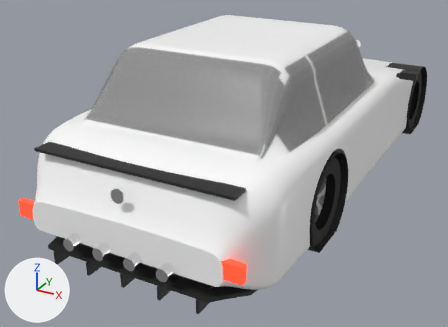
A saved change to the glTF model public/models/cars/stallion_gt.glb.
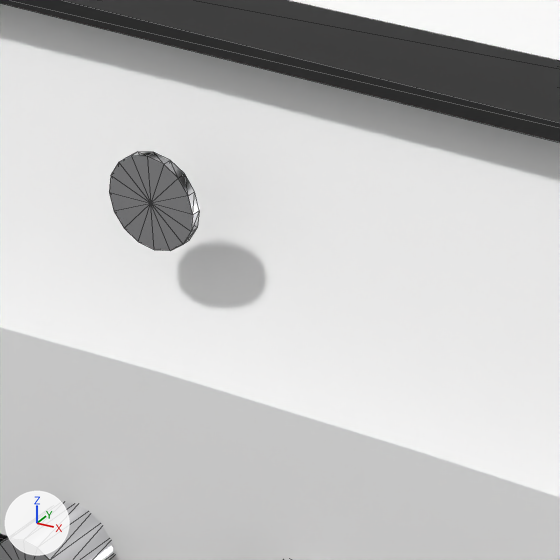
The first picture shows the older version from a 50 mm lens placed at (2.24, -5.25, 2.42), pointed at (-0.3, -0.63, 0.11). The close-ups show the older and then the newer version on the part from 21% to 40% of the width and 51% to 77% of the height of that picture. Only the edits that show in the close-ups are written down. Arrows for +X, +Y and +Z are at lower left; the lights stay in place. The close-ups show mesh edges as thin lines. Where no turn or scale is listed for an object, it has been applied to the vertices. Vertices at exactly the same position are counted once.

The first close-up shows 'Body', 'Chrome', 'Trim'.
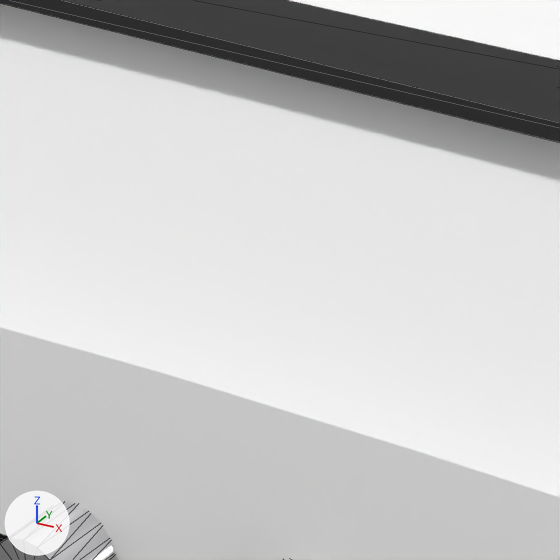
Where the change shows, as pixel boxes [x1, y1, x2, y2] in the close-ups (560 x 560 px; the box of a moved part takes in the faces that stretch with it):
```json
{"object": "Chrome", "change": "reshaped", "before": [0, 152, 199, 560], "after": [0, 502, 114, 560]}
{"part": 1, "of": "me_exhaust_0", "change": "moved or reshaped", "before": [109, 152, 199, 251], "on screen": "not visible afterwards"}
```

The change, as JSON lines over the scene's bpy script:
```json
{"block": "me_exhaust_0", "where": "# used by ob_chrome; location = (-0.37, -2.591, 0.28)"}
{"op": "remove", "block": "me_exhaust_0", "code": "me_exhaust_0.from_pydata(...)  # 204 vertices, 384 faces; spans x -0.05..0.78, y -0.05..4.82, z -0.05..0.46"}
{"op": "add", "block": "me_exhaust_0", "code": "me_exhaust_0.from_pydata(...)  # 204 vertices, 384 faces; spans x -0.05..0.78, y -0.05..4.82, z -0.05..0.2"}
{"block": "me_exhaust_0", "change": "me_exhaust_0 part 1: the loose piece of 34 vertices spanning x 0.32..0.42, y 0.03..0.04, z 0.36..0.46 is moved by (0.0, 0.0, -0.27)"}
{"block": "me_exhaust_0", "change": "other edits to the shape of me_exhaust_0 do not show in these pictures"}
```
